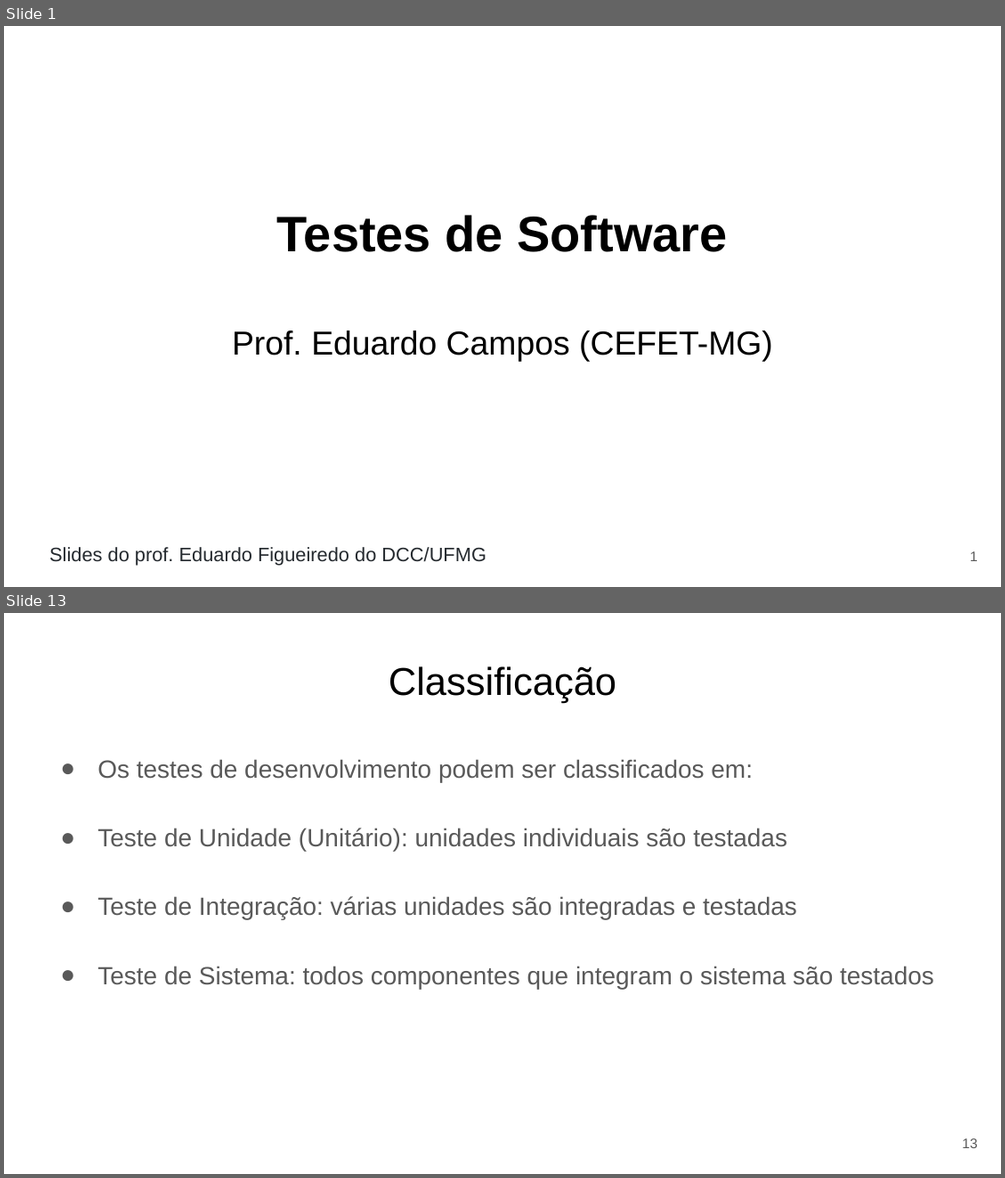
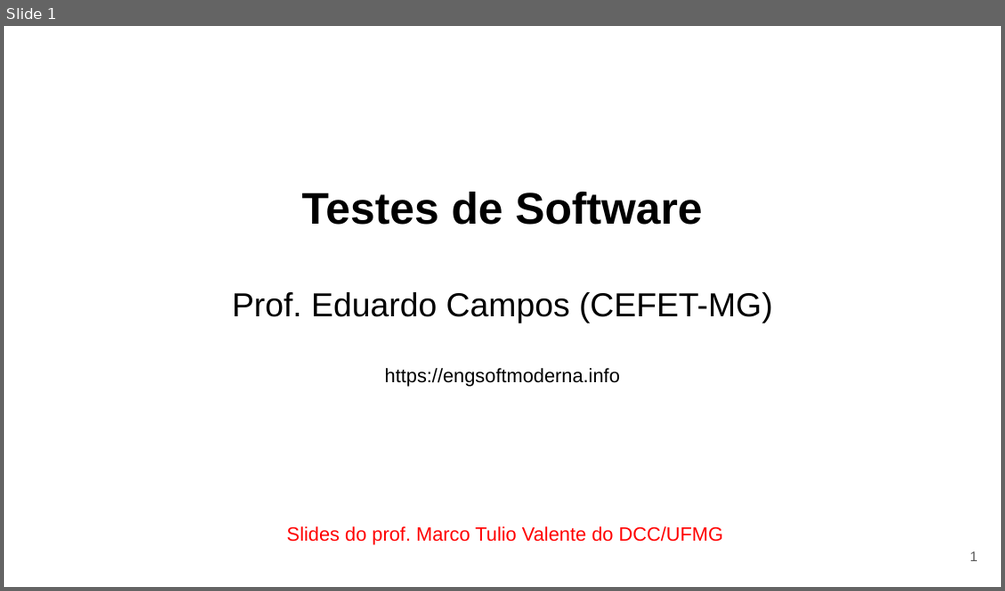
Before and after one commit to eduardocunha11/firstblog, a slide deck: aulas/gsi526/aula9-testes.pptx. Shown one above the other, each under a label of ours: slides 1 and 13 before the commit, slide 1 after it; the slides between them are not shown. The pictures are 1005x1178 and 1005x591 pixels, drawn with LibreOffice and Linux fonts; fonts in the diff are those of the drawing. Boxes give left, top, right and bottom in pixels: in the first picture for what was removed or moved away, otherwise in the second. Text is boxed around its words. In the diff, an @@ line names an element or a change of style, - is before the commit and + after.

Commit message:
aula sobre testes de software

```diff
--- a/aulas/gsi526/aula9-testes.pptx
+++ b/aulas/gsi526/aula9-testes.pptx
@@ slide 13 removed at box(4, 613, 1001, 1174), background #FFFFFF @@
@@ title removed at box(388, 666, 616, 703) @@
-Classificação
@@ text removed at box(97, 759, 934, 989) @@
-● Os testes de desenvolvimento podem ser classificados em:
-● Teste de Unidade (Unitário): unidades individuais são testadas
-● Teste de Integração: várias unidades são integradas e testadas
-● Teste de Sistema: todos componentes que integram o sistema são testados
@@ page number removed at box(962, 1138, 977, 1148) @@
-13
@@ slide 1 changed as well @@
@@ title "Testes de Software": place and size @@
-title "Testes de Software" at box(232, 215, 773, 361)
+title "Testes de Software" at box(232, 192, 773, 386)
@@ title at box(302, 192, 702, 224): size 36 to 32 pt in "Testes de Software" @@
@@ title at box(385, 368, 620, 386): paragraph added @@
+https://engsoftmoderna.info
@@ text at box(287, 526, 723, 545): text changed; text colour #24292E to #FF0000 @@
-Slides do prof. Eduardo Figueiredo do DCC/UFMG
+Slides do prof. Marco Tulio Valente do DCC/UFMG
```
Also in this commit, not shown: 5 other slides changed, 73 slides added, 25 other slides removed, 1 other file.
